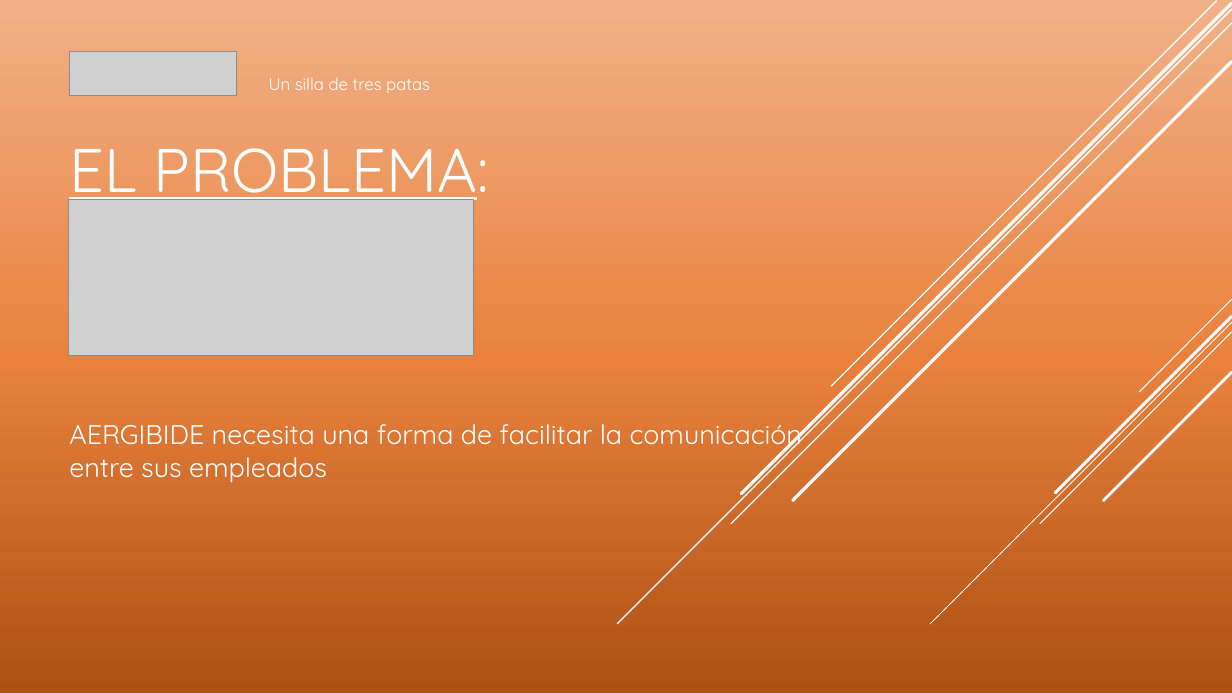
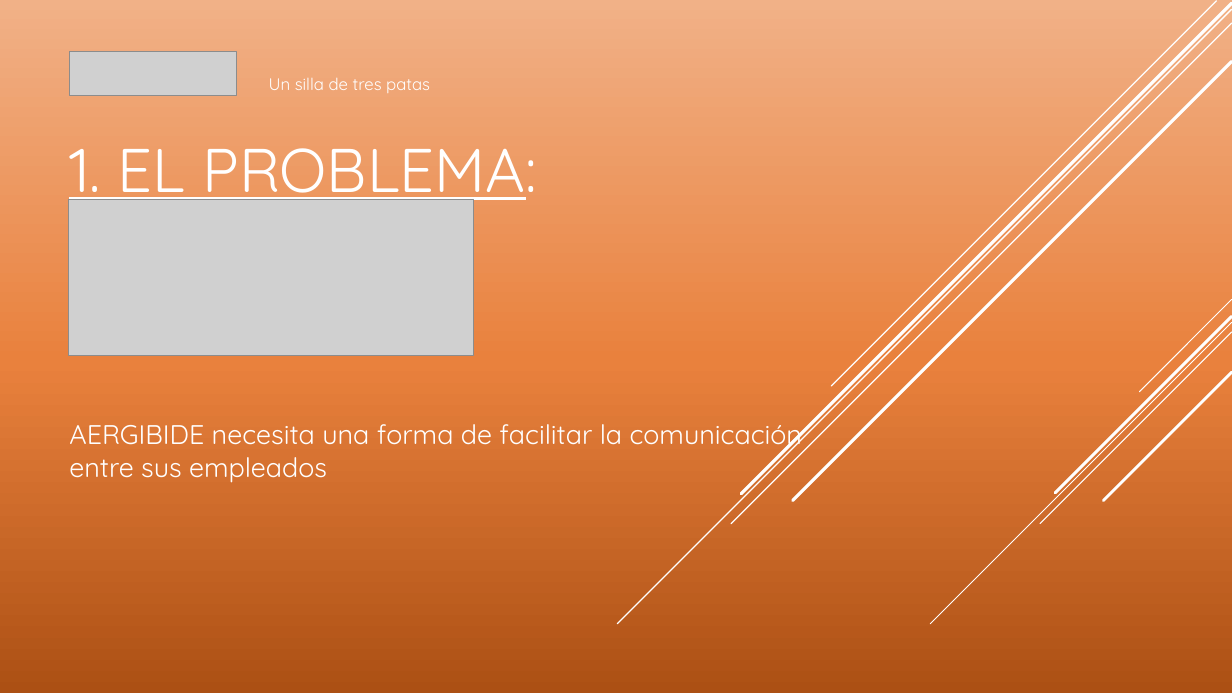
Before and after one commit to tripod-egibide/reto2, a slide deck: slide 5 of Doc/PresentaciónReto2.pptx. Drawn at 1232x693 pixels with LibreOffice and Linux fonts; fonts in the diff are those of the drawing; grey boxes stand for pictures. Boxes give left, top, right and bottom in pixels: in the first picture for what was removed or moved away, otherwise in the second. Text is boxed around its words. In the diff, an @@ line names an element or a change of style, - is before the commit and + after.

```diff
--- a/Doc/PresentaciónReto2.pptx
+++ b/Doc/PresentaciónReto2.pptx
@@ title at [69, 148, 537, 208]: text changed @@
-EL PROBLEMA:
+1. EL PROBLEMA:
```
Also in this commit, not shown: 4 other slides changed.
